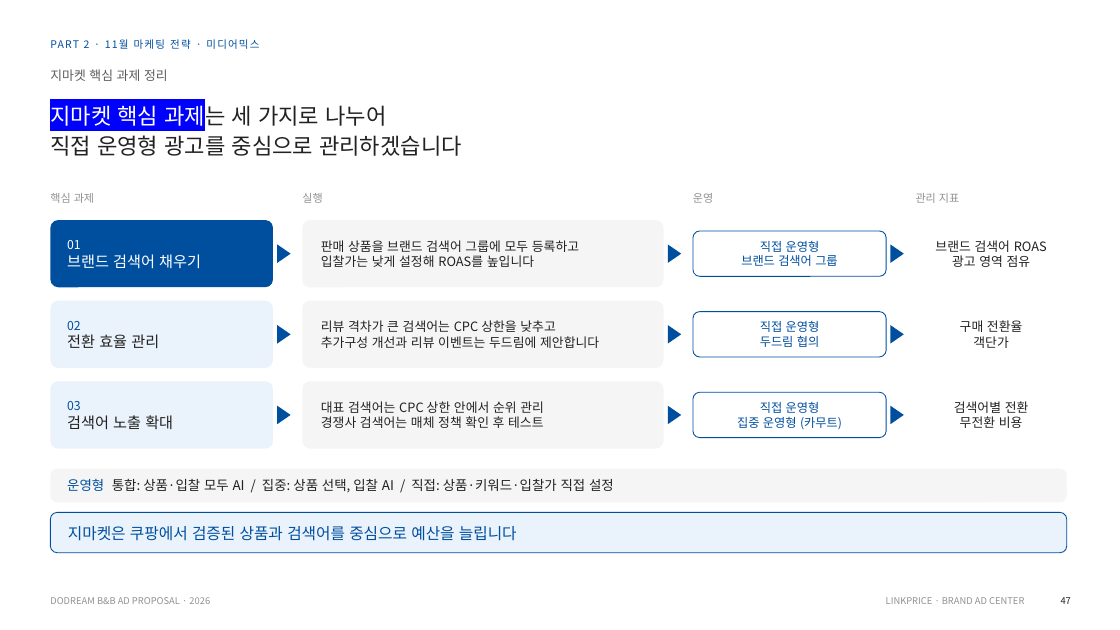
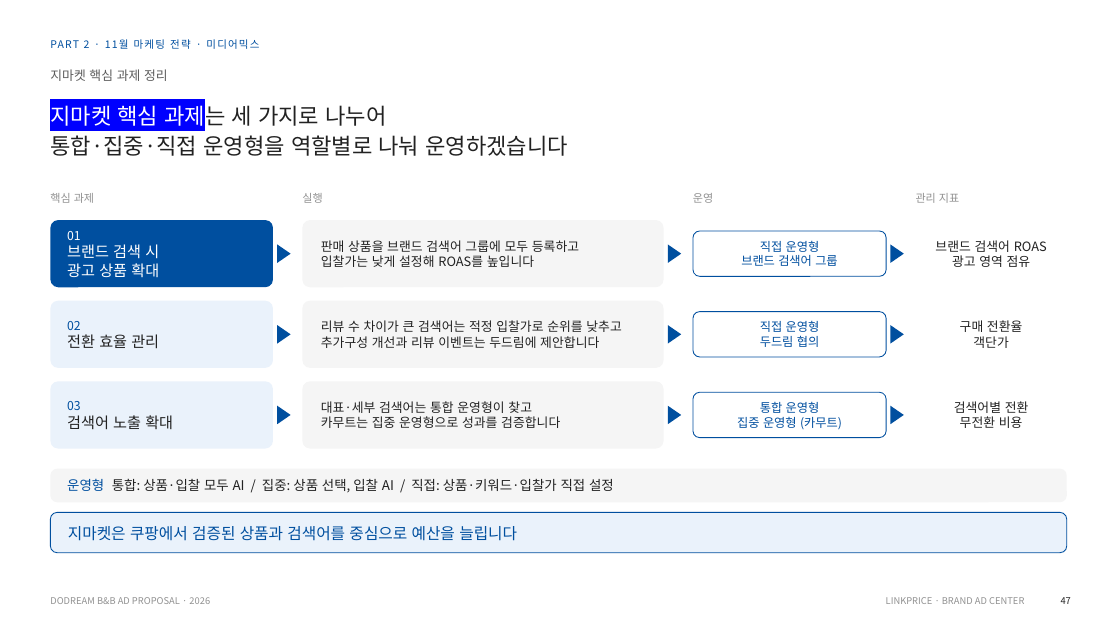
Before and after one commit to sonnet24/mypage, a slide deck: slide 12 of 쿠팡_오픈마켓_11월_261013_취합본.pptx. Drawn at 1120x630 pixels with LibreOffice and Linux fonts; fonts in the diff are those of the drawing. Boxes give left, top, right and bottom in pixels: in the first picture for what was removed or moved away, otherwise in the second. Text is boxed around its words. In the diff, an @@ line names an element or a change of style, - is before the commit and + after.

```diff
--- a/쿠팡_오픈마켓_11월_261013_취합본.pptx
+++ b/쿠팡_오픈마켓_11월_261013_취합본.pptx
@@ text at (x1=50, y1=135, x2=568, y2=156): text changed @@
-직접 운영형 광고를 중심으로 관리하겠습니다
+통합·집중·직접 운영형을 역할별로 나눠 운영하겠습니다
@@ text at (x1=67, y1=244, x2=159, y2=277): text changed @@
-브랜드 검색어 채우기
+브랜드 검색 시
+광고 상품 확대
@@ text at (x1=321, y1=320, x2=621, y2=332): text changed @@
-리뷰 격차가 큰 검색어는 CPC 상한을 낮추고
+리뷰 수 차이가 큰 검색어는 적정 입찰가로 순위를 낮추고
@@ text at (x1=321, y1=401, x2=560, y2=428): text changed @@
-대표 검색어는 CPC 상한 안에서 순위 관리
-경쟁사 검색어는 매체 정책 확인 후 테스트
+대표·세부 검색어는 통합 운영형이 찾고
+카무트는 집중 운영형으로 성과를 검증합니다
@@ text at (x1=760, y1=401, x2=820, y2=413): text changed @@
-직접 운영형
+통합 운영형
```
Also in this commit, not shown: 1 other slide changed, 1 other file.
